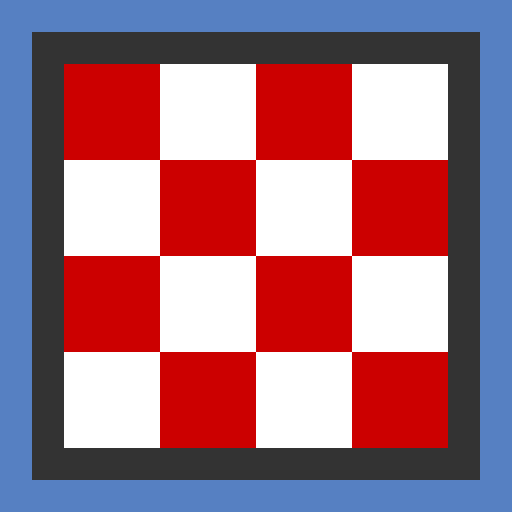
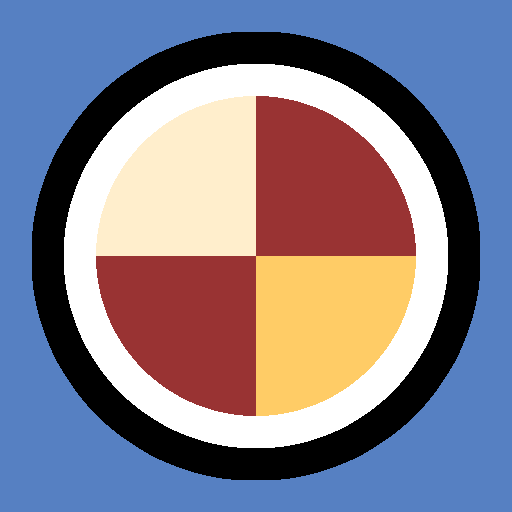
Before/after of a 512px x 512px layered artwork. What changed in the layer stack:
hid "TEXTURE.png" over [32, 32, 480, 480]
added layer "Eingefügte Ebene" above "ACTIVE" over [32, 32, 480, 480]
